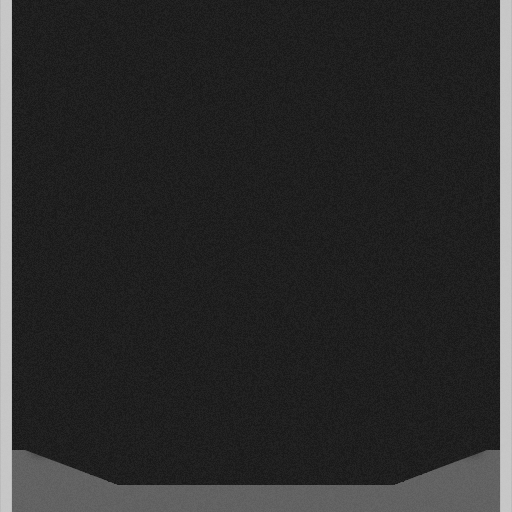
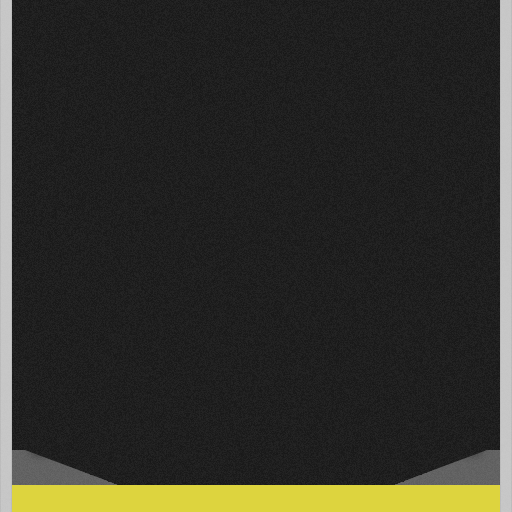
The second w=512, h=512 image is a revision of the first. Changes to its layers:
moved "Side bars" above "Strum bar" over [12, 485, 500, 512]
added group "Strum bar" with 1 layers above "Under bar" over [12, 485, 500, 512]
added layer "Layer 2" in group "Strum bar" over [12, 485, 500, 512]
